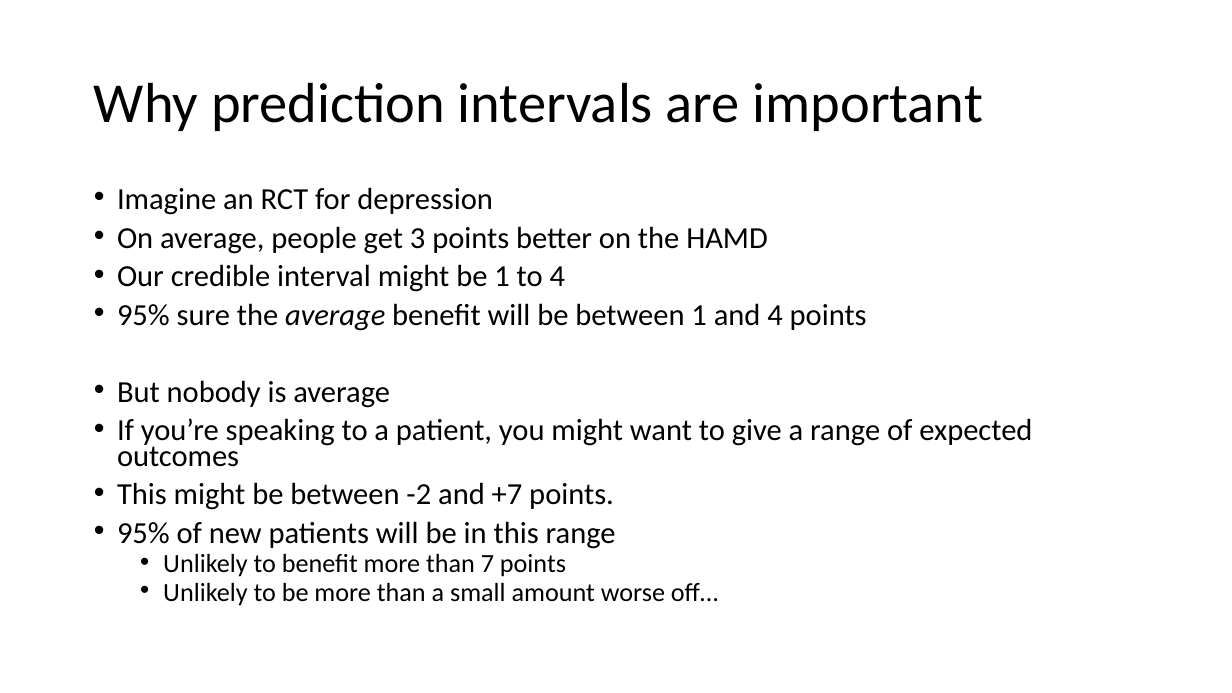
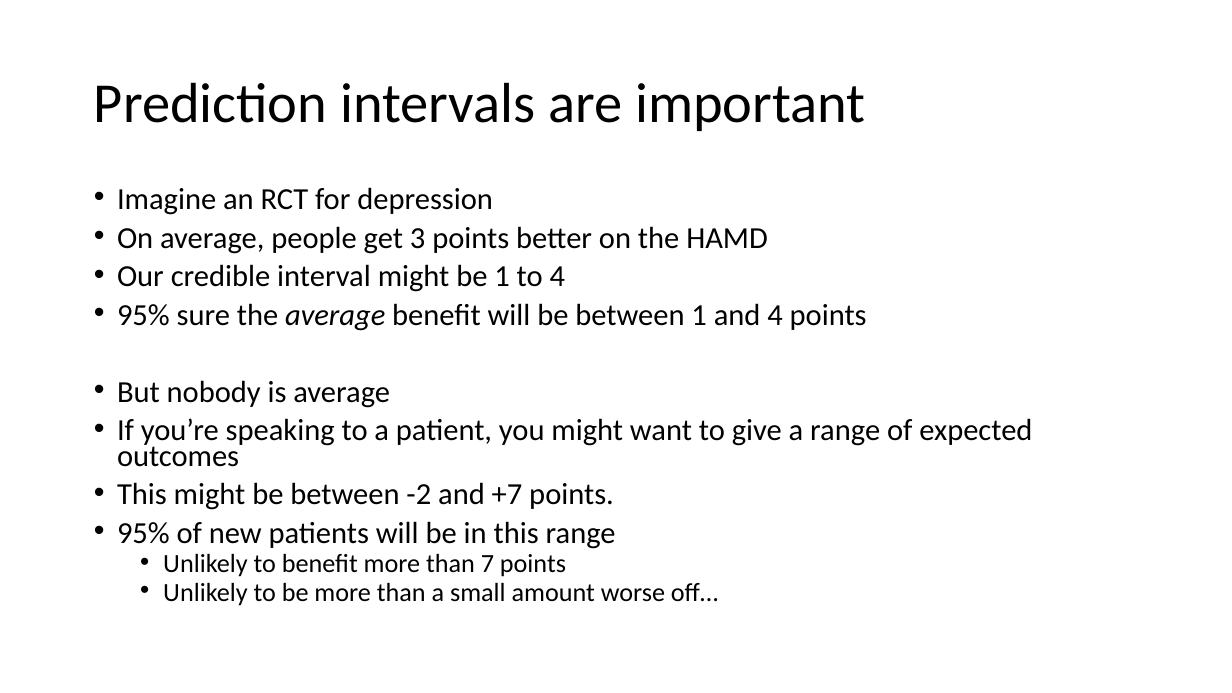
Before and after one commit to benwhalley/datafluency, a slide deck: slide 9 of slides/uncertainty.pptx (slide 6 before the commit). Drawn at 1232x693 pixels with LibreOffice and Linux fonts; fonts in the diff are those of the drawing. Boxes give left, top, right and bottom in pixels: in the first picture for what was removed or moved away, otherwise in the second. Text is boxed around its words. In the diff, an @@ line names an element or a change of style, - is before the commit and + after.

```diff
--- a/slides/uncertainty.pptx
+++ b/slides/uncertainty.pptx
@@ title at [94,82,865,131]: text changed @@
-Why prediction intervals are important
+Prediction intervals are important
```
Also in this commit, not shown: 5 other slides changed, 7 slides added.
